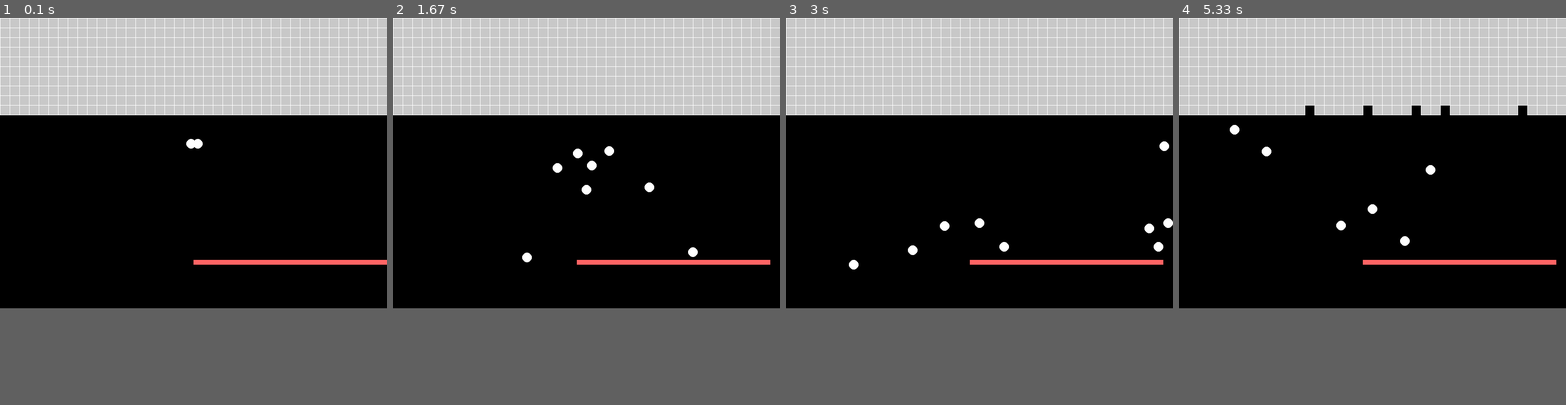
Above: before the commit, frames 1-4 (left to right).
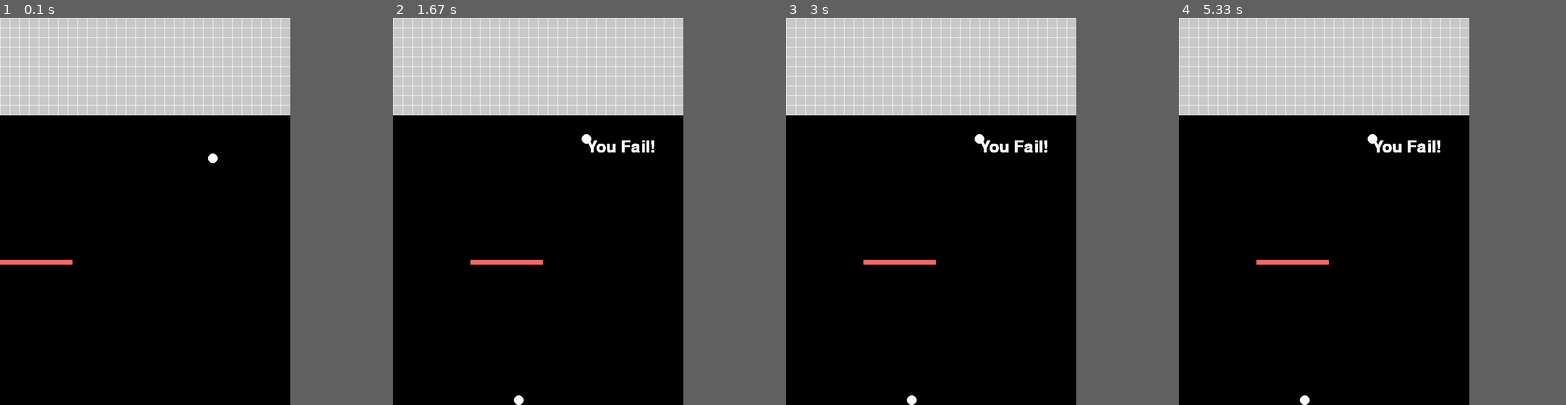
Above: after the commit, the same moments.

Repository: pidan1919810/bounce_game
Game: pygame game, started from main.py
Same seed, same stepped clock (60 frames per second), same inputs: the game is played once before the commit and once after it.
Inputs:
- Up to frame 1 (0.1 s): no input
- Up to frame 2 (1.67 s): hold Right 0.33-0.8 s; hold Right 0.83-1.3 s; tap Space at 0.9, 1.2, 1.4 s; hold Left from 1.33 s (still down)
- Up to frame 3 (3 s): tap Space at 1.7 s; release Left at 1.87 s
- Up to frame 4 (5.33 s): no input
In our replay, the window is 800x600 before the commit and 600x800 after it. These sizes can differ from the game's own. Grey fills any space a smaller window leaves; there, only what the larger window draws over its background counts as a difference.

The runs differ from the first frame. In frame 1, 7.3% of the frame differs, in the area x 0-100%, y 0-64%; in frame 2, 7.8%; in frame 3, 7.9%; in frame 4, 8.0%, in the area x 13-100%, y 0-100%.

Commit message:
找到了球会穿墙的 bug（没修） 加了点东西

Diff:
--- a/main.py
+++ b/main.py
@@ -3,13 +3,16 @@
 import time
 import random
 
+SCREEN_WIDTH = 600
+SCREEN_HIGHT = 800
 pygame.init()
-screen = pygame.display.set_mode((800, 600))
+screen = pygame.display.set_mode((SCREEN_WIDTH, SCREEN_HIGHT))
 
 running = True
 
 pygame.display.set_caption("bounce_game")
 
+num_of_ball = 0
 def dellete_ball(b):
     global num_of_ball
     num_of_ball -= 1
@@ -17,14 +20,17 @@
 
 class Ball():
     def __init__(self):
+        global num_of_ball
+        num_of_ball += 1
+
         self.x = 400
         self.y = 250
 
         self.radius = 10
         self.color = (255, 255, 255)
 
-        self.diriction = [random.randrange(-10,20,1)/10, 1] # [x, y]
-        self.speed = 5
+        self.direction = pygame.Vector2(1,1)
+        self.speed = 20
 
     def draw(self, screen):
         pygame.draw.circle(screen, self.color, (self.x, self.y), self.radius)
@@ -32,42 +38,40 @@
     # move the ball ,rebounce on wall, change diriction
     def move(self,brick,board):
         global num_of_ball
-        rad = random.choice(range(-1,2,2))/10
+        #rad = random.choice(range(-1,2,2))/10
 
         speed = self.speed
-        self.x += self.diriction[0]*speed
-        self.y += self.diriction[1]*speed
-
+        self.x += self.direction.x*speed
+        self.y += self.direction.y*speed
+
+        #左右墙反弹
         if self.x + self.radius >= screen.get_width() or self.x-self.radius <= 0:
-            self.diriction[0] *= -1
-            self.diriction[1] += rad
+            self.direction.x *= -1
+        #低于屏幕
         if self.y + self.radius >= screen.get_height():
             if num_of_ball == 1:
                 fail()
             else:
                 dellete_ball(self)
-        if self.y  <= 0:
-            self.diriction[1] *= -1
-            self.diriction[1] += rad
+        #上墙反弹
+        if self.y <= 0:
+            self.direction.y *= -1
 
         if self.x + self.radius >= board.get_x_y_length()[0] and self.x - self.radius <= board.get_x_y_length()[0] + board.get_x_y_length()[2]:
             if self.y + self.radius >= board.get_x_y_length()[1] and self.y - self.radius <= board.get_x_y_length()[1]:
-                self.diriction[1] *= -1
-                self.diriction[1] += rad
+                self.direction.y *= -1
 
         for b in brick:
             global brick_list
             if self.x + self.radius >= b.get_x_y_size()[0] and self.x - self.radius <= b.get_x_y_size()[0] + b.get_x_y_size()[2]:
                 if self.y + self.radius >= b.get_x_y_size()[1] and self.y - self.radius <= b.get_x_y_size()[1] + b.get_x_y_size()[2]:
-                    self.diriction[1] *= -1
-                    self.diriction[1] += rad
+                    self.direction.y *= -1
                     brick_list.remove(b)
                     break
 
             if self.y + self.radius >= b.get_x_y_size()[1] and self.y - self.radius <= b.get_x_y_size()[1] + b.get_x_y_size()[2]:
                 if self.x + self.radius >= b.get_x_y_size()[0] and self.x - self.radius <= b.get_x_y_size()[0] + b.get_x_y_size()[2]:
-                    self.diriction[0] *= -1
-                    self.diriction[1] += rad
+                    self.direction.x *= -1
                     if b in brick_list:
                         brick_list.remove(b)
                         break
@@ -75,9 +79,9 @@
 
 class Board():
     def __init__(self):
-        self.x = 400
+        self.x = 0
         self.y = 500
-        self.length = 400
+        self.length = 150
 
         self.color = (255,100,100)
 
@@ -113,13 +117,13 @@
     def draw(self, screen):
         pygame.draw.rect(screen, self.color, (self.x, self.y, self.length, 10))
 
-brick_size = 20
+BRICK_SIZE = 20
 
 class Brick():
     def __init__(self,x,y):
         self.x = x
         self.y = y
-        self.size = brick_size
+        self.size = BRICK_SIZE
 
     def draw(self, screen):
         pygame.draw.rect(screen, (200, 200, 200), (self.x+1, self.y+1, self.size-1, self.size-1))
@@ -128,10 +132,19 @@
     def get_x_y_size(self):
         return self.x, self.y, self.size
 
+class effect_ball():
+    def __init__(self, effect:str):
+        self.effect:str = effect
+        self.x = random.randint(0,800)
+        self.y = 0
+
+    def draw(self):
+        pygame.draw
+
 brick_list = []
 
 def make_brick():
-    for x in range(0, 800, 20):
+    for x in range(0, SCREEN_WIDTH, 20):
         for y in range(0, 200, 20):
             brick_list.append(Brick(x, y))
 
@@ -145,10 +158,8 @@
     if len(brick_list) == 0:
         return True
 
-num_of_ball = 2
-
-ball = [Ball()]
-ball.append(Ball())
+ball:list[Ball] = []
+ball.extend([Ball() for i in range(3)])
 board = Board()
 
 make_brick()
@@ -162,16 +173,16 @@
 
     time.sleep(1/FPS)
 
-    coutner += 1
-    if coutner <= (time_start)*FPS:
-        sec = coutner//FPS
-
-        screen.fill((0, 0, 0), (0, 0, 800, 600))
-        font = pygame.font.SysFont(None, 50)
-        text = font.render(f"game will be start in {3-sec} seconds", True, (255, 255, 255))
-        screen.blit(text, (200, 250))
-        pygame.display.flip()
-        continue
+    #coutner += 1
+    #if coutner <= (time_start)*FPS:
+    #    sec = coutner//FPS
+
+    #    screen.fill((0, 0, 0), (0, 0, 800, 600))
+    #    font = pygame.font.SysFont(None, 50)
+    #    text = font.render(f"game will be start in {3-sec} seconds", True, (255, 255, 255))
+    #    screen.blit(text, (200, 250))
+    #    pygame.display.flip()
+    #    continue
 
     if not is_fail:
         for ba in ball:
@@ -184,7 +195,7 @@
             screen.blit(text, (400, 250))
             break
 
-        screen.fill((0, 0, 0), (0, 0, 800, 600))
+        screen.fill((0, 0, 0), (0, 0, SCREEN_WIDTH, SCREEN_HIGHT))
         for ba in ball:
             ba.draw(screen)
 
@@ -200,4 +211,7 @@
 
     pygame.display.flip()
 
+
+
+
 pygame.quit()
